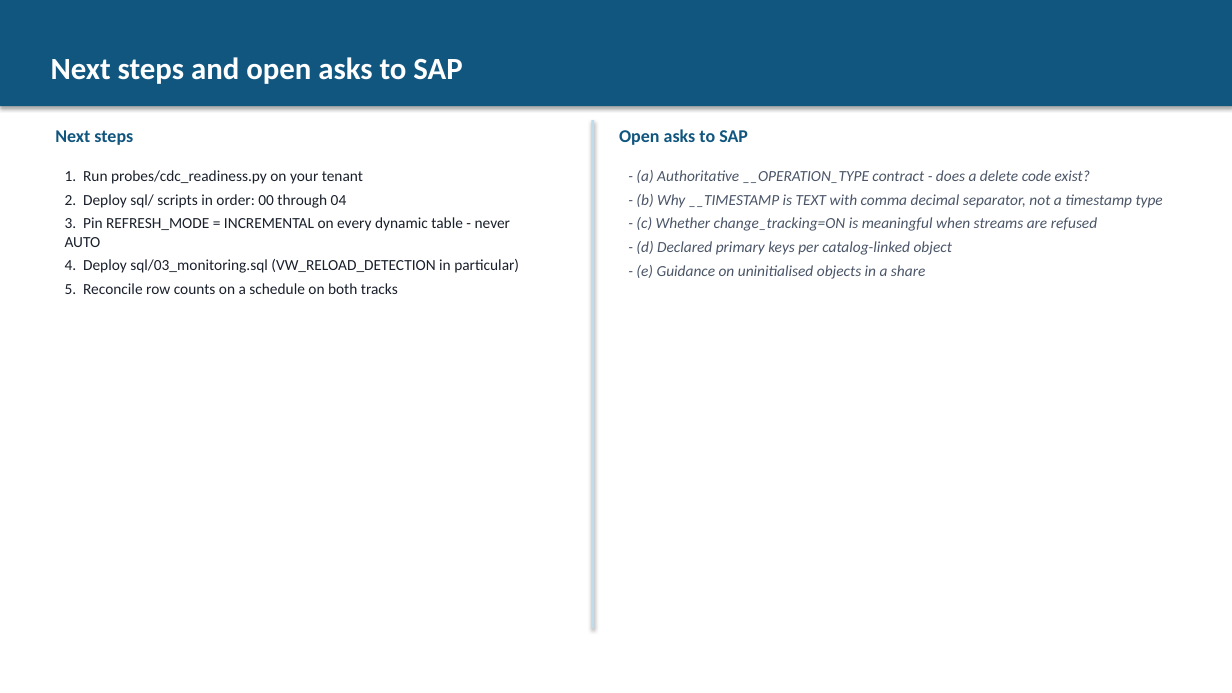
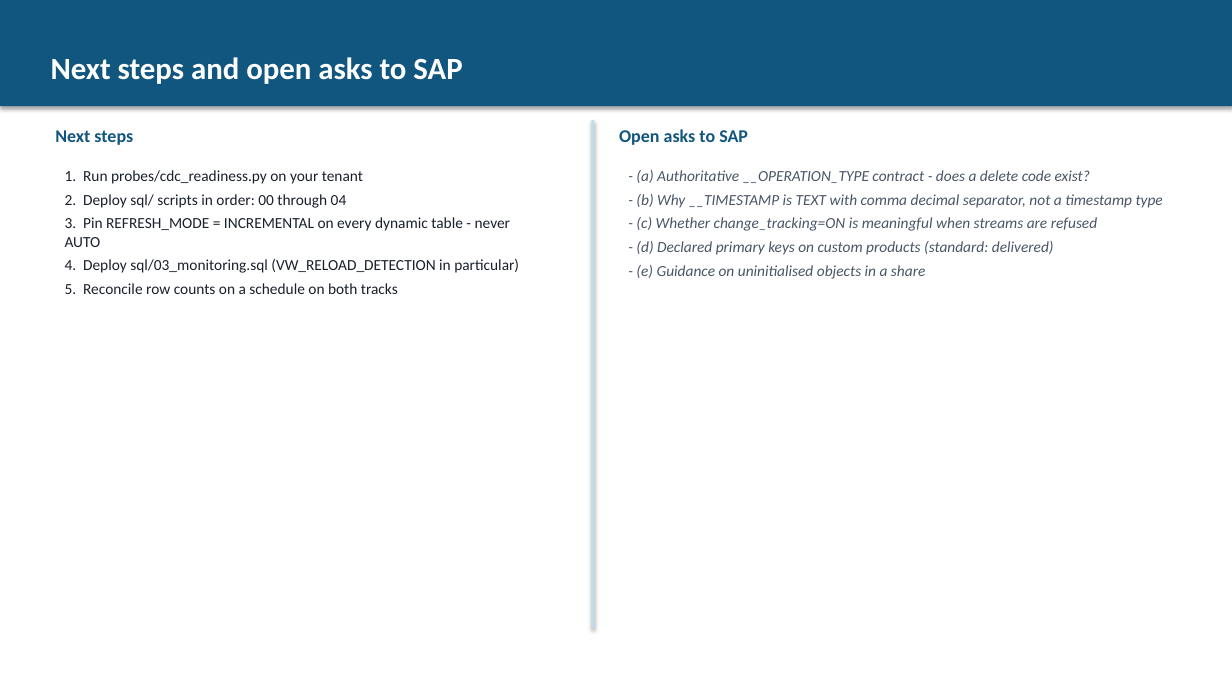
Before and after one commit to sfc-gh-dfreriks/sap-bdc-cdc, a slide deck: slide 17 of collateral/SAP_BDC_CDC_Solution_Overview.pptx. Drawn at 1232x693 pixels with LibreOffice and Linux fonts; fonts in the diff are those of the drawing. Boxes give left, top, right and bottom in pixels: in the first picture for what was removed or moved away, otherwise in the second. Text is boxed around its words. In the diff, an @@ line names an element or a change of style, - is before the commit and + after.

Commit message:
Read the merge key from the share now that standard products declare it
Since 2026-10-30 SAP BDC catalog-linked databases publish primary keys:
SHOW PRIMARY KEYS returns one row per key part with a SYS_CONSTRAINT name and
rely = true. On the reference account 54 of 55 objects across 8 of 9 shares
declare one; the exception is SAP_REFRESHDB_SHARE_V1, a custom product. The
repository was built on the premise that grain is not discoverable and has to
be hand-entered, which is now wrong for standard products and still right for
custom ones.

The probe gains keys.declared: per database, how many objects declare a key
and which do not, then COUNT(*) against COUNT(DISTINCT key parts) on every
declared key, with NULL-keyed rows counted separately because COUNT(DISTINCT)
skips them. Objects over 20M rows are skipped and noted. Objects that cannot
be described still count toward coverage, or the custom product would vanish
from the denominator. On dfreriksdemo: 54/55 declared, 48 tested unique, 6
empty - including customersalesareatax at 43,085/43,085 on six parts, where a
guessed four-part key once collapsed 39,462 rows to 14,017.

RELY is SAP's assertion, not a Snowflake constraint, so the SQL reads and then
verifies. 01 adds a DECLARED_KEY registry, KEY_SOURCE / KEY_STATUS on
WATERMARK (MERGE_KEY_COLUMNS now nullable, with an upgrade path), and two
procedures: SP_LOAD_DECLARED_KEYS fills keys from SHOW PRIMARY KEYS ordered by
key_sequence - the rows arrive unordered - and never overwrites a MANUAL key;
SP_VERIFY_MERGE_KEYS records UNIQUE or NOT UNIQUE. 04 marks its custom example
MANUAL; 05 registers without a key and documents how a verified key turns the
DELETE+INSERT pair from a stream on a dynamic table into U, D, I or a dropped
re-delivery by business-column hash.

Docs follow: the standard procedure reads and verifies instead of discovering,
custom products add the key to the ask, and the grain gap is downgraded with
RELY-not-enforced kept open. Collateral text updated and regenerated; page
counts unchanged and PDFs byte-identical across runs.

.... Generated with [Snowflake CoCo](https://docs.snowflake.com/en/user-guide/cortex-code/cortex-code)

```diff
--- a/collateral/SAP_BDC_CDC_Solution_Overview.pptx
+++ b/collateral/SAP_BDC_CDC_Solution_Overview.pptx
@@ text at (636, 241, 1054, 255): text changed @@
-- (d) Declared primary keys per catalog-linked object
+- (d) Declared primary keys on custom products (standard: delivered)
```
Also in this commit, not shown: 15 other files.
